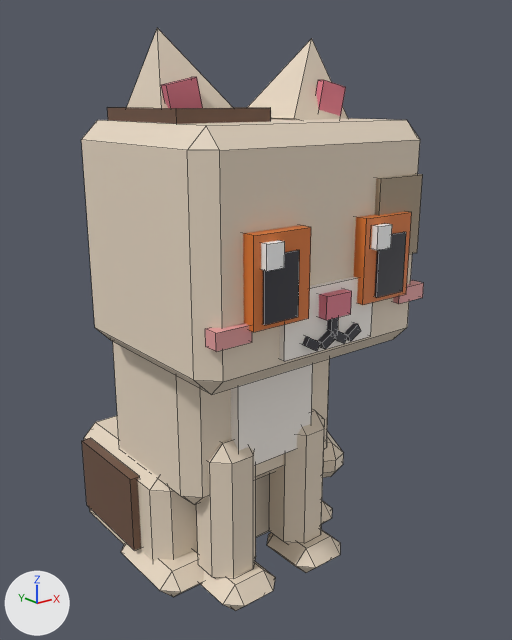
The FBX model assets/cat-cafe/exports/CatCafe_Cat_Dusty_Sit.fbx: old version first, new version second.
Camera for both pictures: a camera (50 mm lens) standing at (-0.01424, -0.02026, 0.01662) and looking at (0.00156, -0.0005, 0.00871). Every picture has the same lights, and +X, +Y and +Z are marked at lower left. The first picture is the older version. Mesh edges are drawn as thin lines. Where no turn or scale is listed for an object, it has been applied to the vertices.

Names of what the first picture shows: 'CatCafe_Cat_Dusty_Sit_Body', 'CatCafe_Cat_Dusty_Sit_EarL', 'CatCafe_Cat_Dusty_Sit_EarR', 'CatCafe_Cat_Dusty_Sit_Eye1', 'CatCafe_Cat_Dusty_Sit_Eye2', 'CatCafe_Cat_Dusty_Sit_Head', 'CatCafe_Cat_Dusty_Sit_LegF1', 'CatCafe_Cat_Dusty_Sit_LegF2' and 1 more.
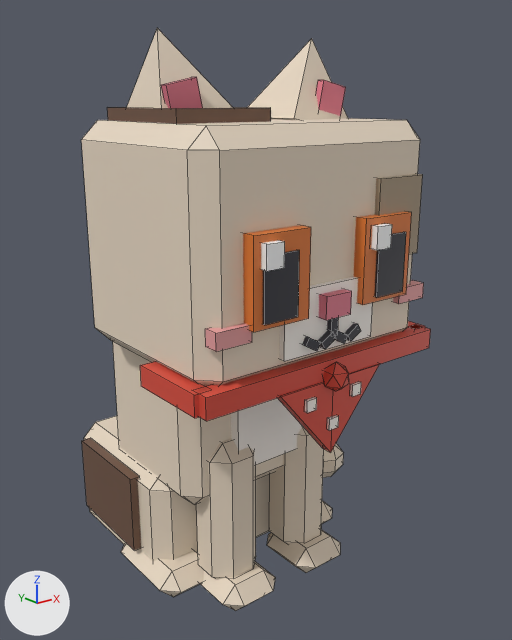
Patch to the scene script:
```diff
--- a/assets/cat-cafe/exports/CatCafe_Cat_Dusty_Sit.fbx.py
+++ b/assets/cat-cafe/exports/CatCafe_Cat_Dusty_Sit.fbx.py
@@ me_catcafe_cat_dusty_sit_prop @@
+me_catcafe_cat_dusty_sit_prop.from_pydata(...)  # 68 vertices, 65 faces; spans x -0.00475..0.00475, y -0.00572..-0.00203, z -0.00361..-0.00052
+me_catcafe_cat_dusty_sit_prop.materials.append(mat_catcafe_palette)
@@ ob_catcafe_cat_dusty_sit_prop @@
+ob_catcafe_cat_dusty_sit_prop = bpy.data.objects.new('CatCafe_Cat_Dusty_Sit_Prop', me_catcafe_cat_dusty_sit_prop)
+ob_catcafe_cat_dusty_sit_prop.location = (0.0, -0.00095, 0.00969)
```

Pixel boxes [x1, y1, x2, y2] of what changed, in the pictures (512 x 640 px):
'CatCafe_Cat_Dusty_Sit_Prop', added (red)
    after: [140, 321, 431, 453]
